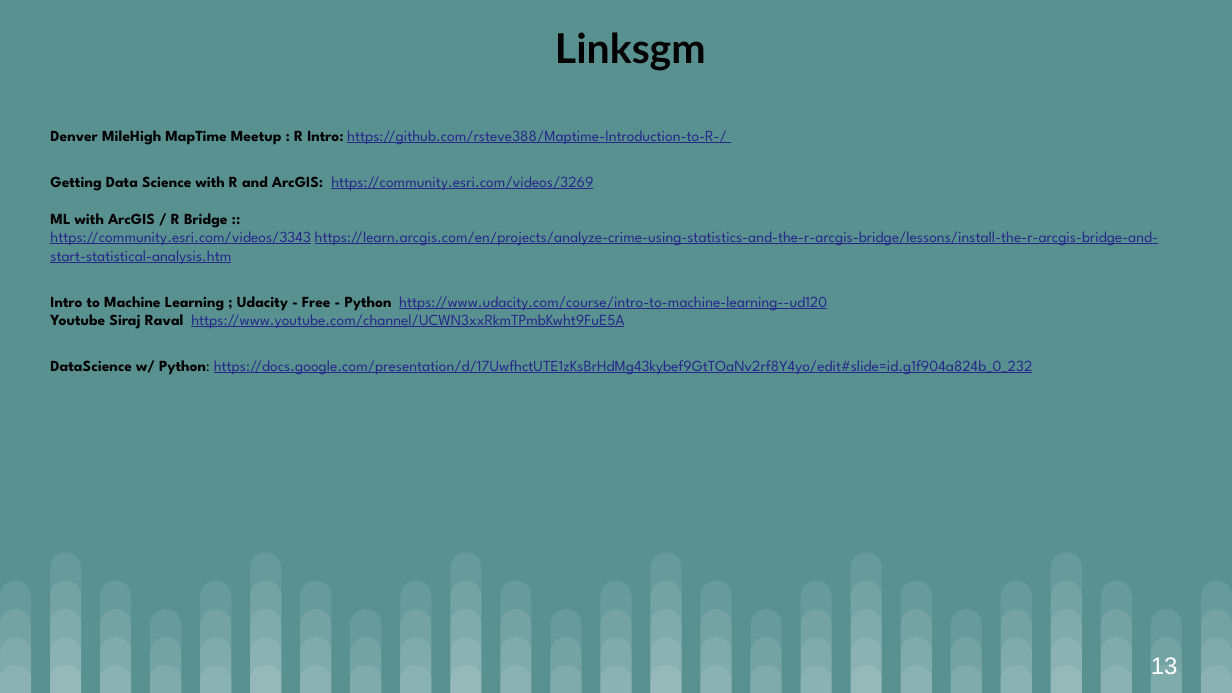
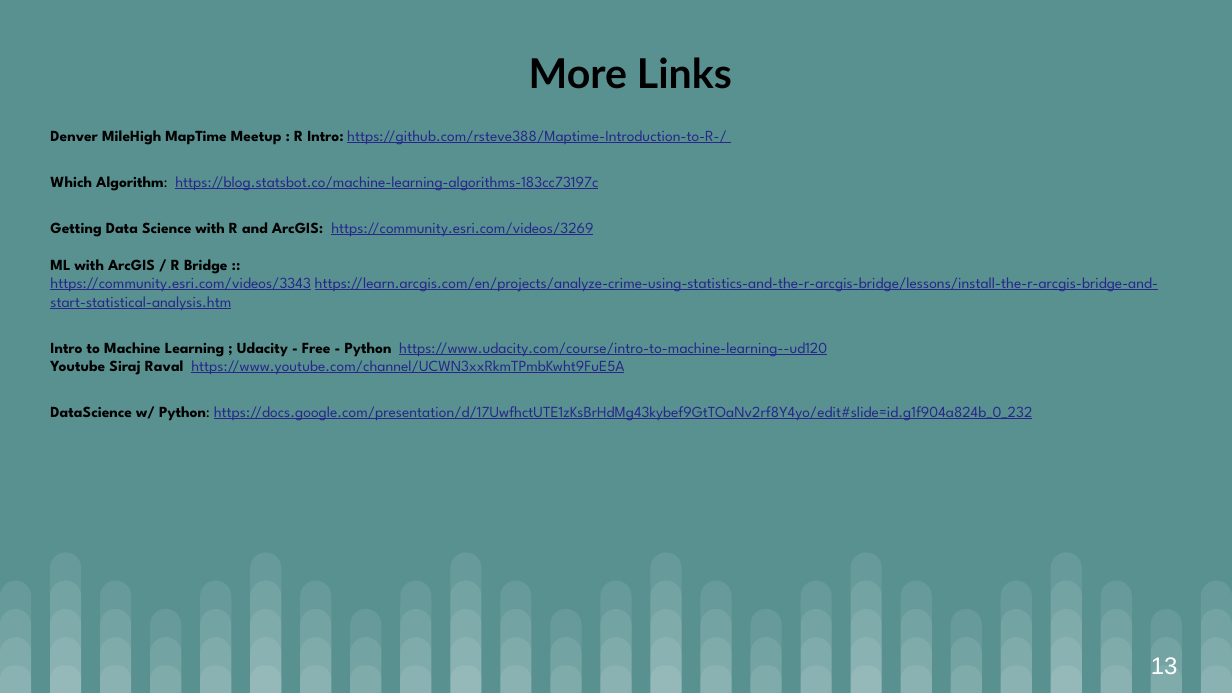
Before and after one commit to gcaseycupp/MLwithRandAzure, a slide deck: slide 13 of ML with R and Azure.pptx. Drawn at 1232x693 pixels with LibreOffice and Linux fonts; fonts in the diff are those of the drawing. Boxes give left, top, right and bottom in pixels: in the first picture for what was removed or moved away, otherwise in the second. Text is boxed around its words. In the diff, an @@ line names an element or a change of style, - is before the commit and + after.

```diff
--- a/ML with R and Azure.pptx
+++ b/ML with R and Azure.pptx
@@ title at <box>529,57,732,89</box>: text changed @@
-Linksgm
+More Links
@@ text at <box>50,176,598,191</box>: paragraph added @@
+Which Algorithm: https://blog.statsbot.co/machine-learning-algorithms-183cc73197c
```
Also in this commit, not shown: 3 other slides changed.
